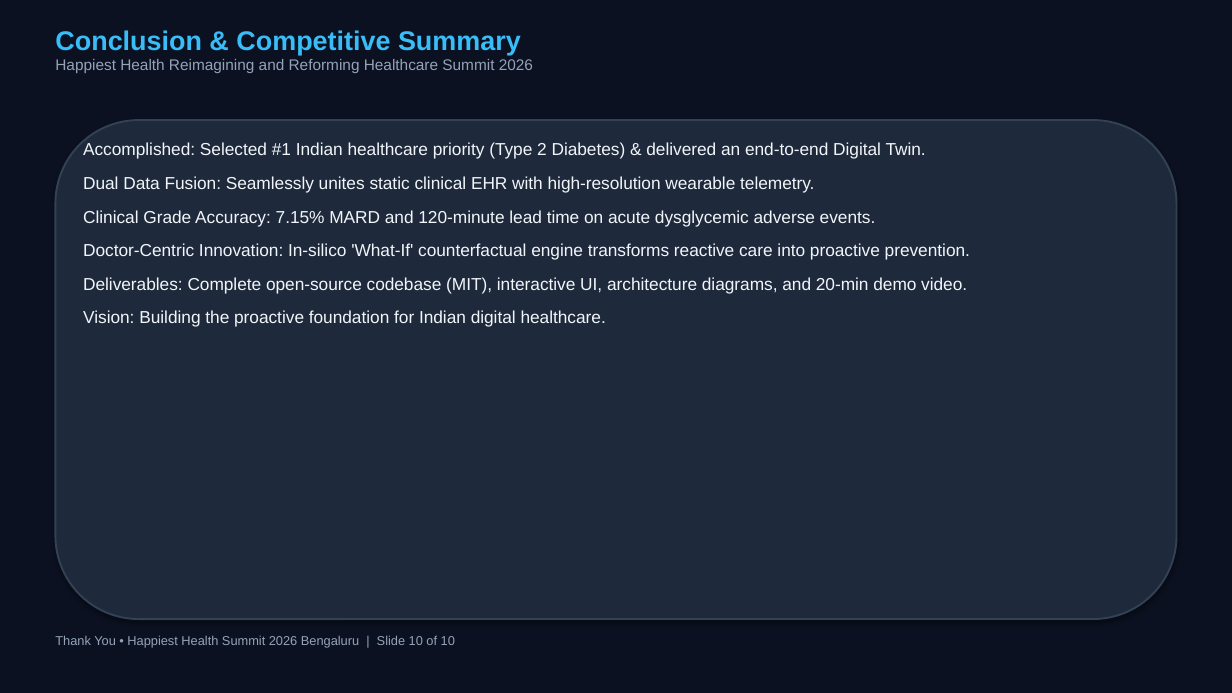
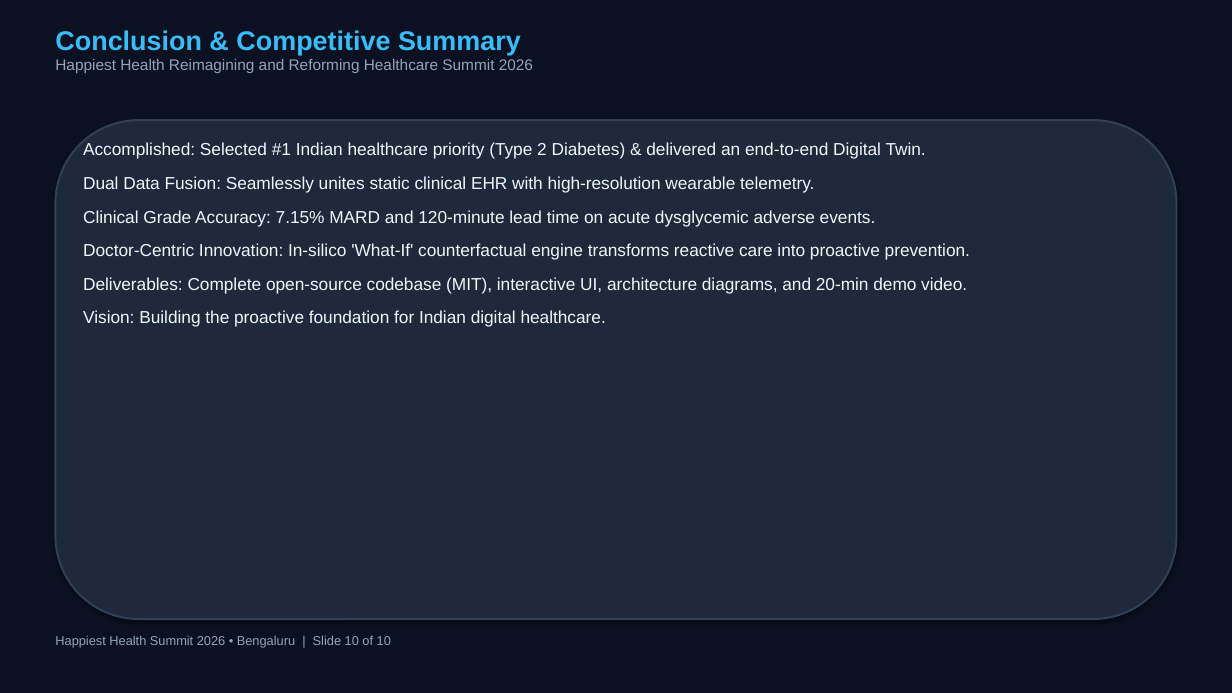
Before and after one commit to riyasojitra27-ux/GlycoTwin-AI, a slide deck: slide 10 of presentation/GLYCOTWIN_PRESENTATION.pptx. Drawn at 1232x693 pixels with LibreOffice and Linux fonts; fonts in the diff are those of the drawing. Boxes give left, top, right and bottom in pixels: in the first picture for what was removed or moved away, otherwise in the second. Text is boxed around its words. In the diff, an @@ line names an element or a change of style, - is before the commit and + after.

```diff
--- a/presentation/GLYCOTWIN_PRESENTATION.pptx
+++ b/presentation/GLYCOTWIN_PRESENTATION.pptx
@@ text at (55, 635, 391, 648): text changed @@
-Thank You • Happiest Health Summit 2026 Bengaluru | Slide 10 of 10
+Happiest Health Summit 2026 • Bengaluru | Slide 10 of 10
```
Also in this commit, not shown: 8 other slides changed, 3 other files.
